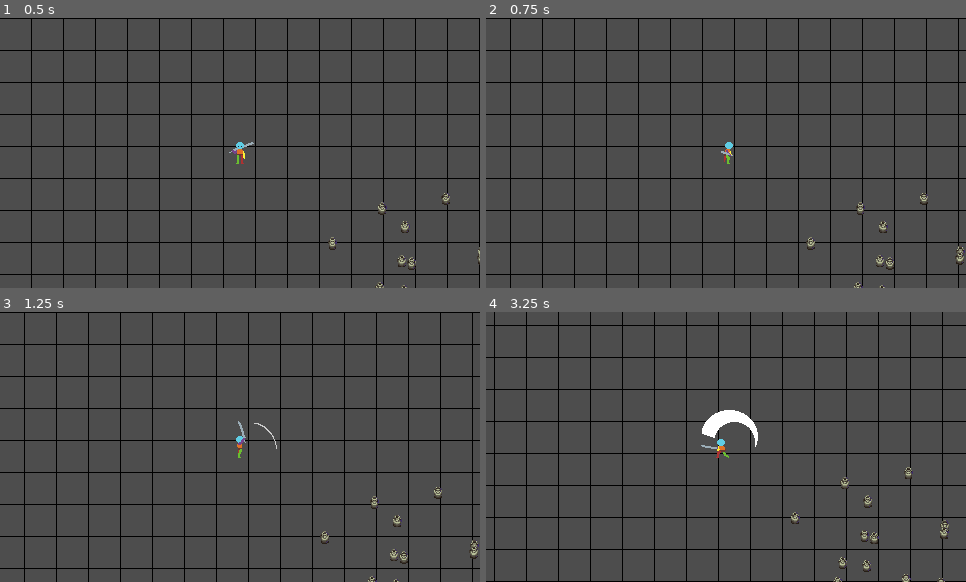
Above: before the commit, frames 1-4 (two rows, left to right).
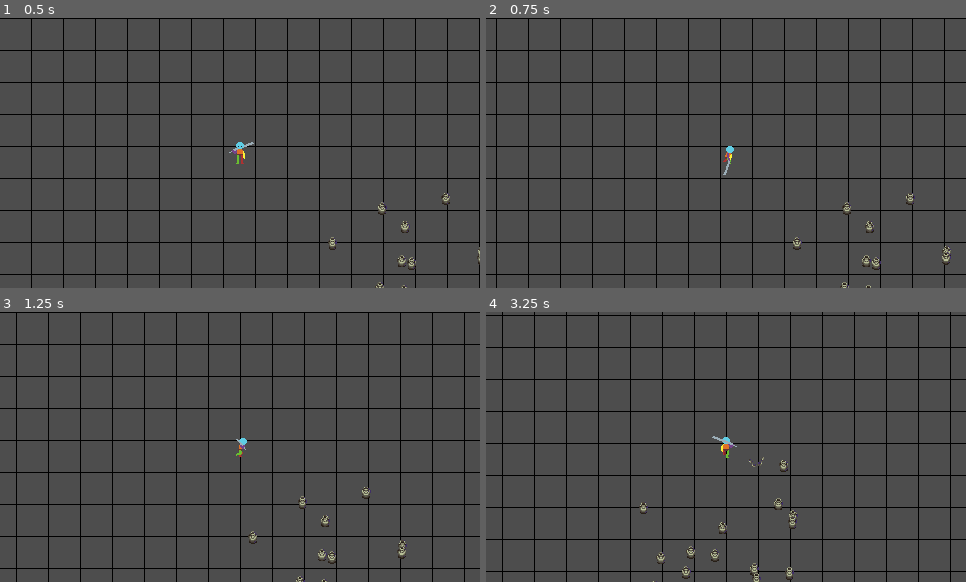
Above: after the commit, the same moments.

Repository: snowfrogdev/game-off-2024
Game: Godot game, scene res://main.tscn
The game is run twice, just before and just after one commit, with the same random seed, the same clock (stepped at 60 frames per second) and the same inputs.
Inputs (mouse positions are in pixels of both pictures, inside the frame that each line leads up to):
- Up to frame 1 (0.5 s): no input
- Up to frame 2 (0.75 s): tap Enter at 0.5 s; move the mouse to (831, 139) at 0.52 s; hold D (Move Right) from 0.53 s (still down); click (831, 139) at 0.6 s
- Up to frame 3 (1.25 s): keep holding D (Move Right)
- Up to frame 4 (3.25 s): move the mouse to (630, 460) at 1.27 s; release D (Move Right) at 1.28 s; hold S (Move Down) 1.28-2.03 s; click (630, 460) at 1.35 s; move the mouse to (774, 387) at 2.02 s; hold D (Move Right) 2.03-2.78 s; click (774, 387) at 2.1 s; move the mouse to (702, 501) at 2.77 s; hold W (Move Up) from 2.78 s (still down); click (702, 501) at 2.85 s

Frame 1 is identical in both runs. In frame 2, 6.9% of the frame differs, in the area x 2-100%, y 0-100%; in frame 3, 6.9%; in frame 4, 14%, in the area x 0-100%, y 0-100%.

Commit message:
Adjust sword attack animation durations and refine player movement state handling

Diff:
--- a/main.tscn
+++ b/main.tscn
@@ -341,16 +341,16 @@
 [sub_resource type="SpriteFrames" id="SpriteFrames_gotu8"]
 animations = [{
 "frames": [{
-"duration": 0.6,
+"duration": 0.8,
 "texture": SubResource("AtlasTexture_b634q")
 }, {
-"duration": 0.6,
+"duration": 0.8,
 "texture": SubResource("AtlasTexture_olb1d")
 }, {
-"duration": 0.6,
+"duration": 0.8,
 "texture": SubResource("AtlasTexture_tpjst")
 }, {
-"duration": 0.6,
+"duration": 0.8,
 "texture": SubResource("AtlasTexture_cj5qq")
 }, {
 "duration": 1.0,
@@ -367,19 +367,19 @@
 }],
 "loop": false,
 "name": &"sword-attack-down",
-"speed": 12.0
-}, {
-"frames": [{
-"duration": 1.0,
+"speed": 24.0
+}, {
+"frames": [{
+"duration": 0.8,
 "texture": SubResource("AtlasTexture_ylvye")
 }, {
-"duration": 1.0,
+"duration": 0.8,
 "texture": SubResource("AtlasTexture_3pq0e")
 }, {
-"duration": 1.0,
+"duration": 0.8,
 "texture": SubResource("AtlasTexture_jibml")
 }, {
-"duration": 1.0,
+"duration": 0.8,
 "texture": SubResource("AtlasTexture_v7s56")
 }, {
 "duration": 1.0,
@@ -396,19 +396,19 @@
 }],
 "loop": false,
 "name": &"sword-attack-left",
-"speed": 12.0
-}, {
-"frames": [{
-"duration": 1.0,
+"speed": 24.0
+}, {
+"frames": [{
+"duration": 0.8,
 "texture": SubResource("AtlasTexture_kqepr")
 }, {
-"duration": 1.0,
+"duration": 0.8,
 "texture": SubResource("AtlasTexture_wp0tv")
 }, {
-"duration": 1.0,
+"duration": 0.8,
 "texture": SubResource("AtlasTexture_kf7w3")
 }, {
-"duration": 1.0,
+"duration": 0.8,
 "texture": SubResource("AtlasTexture_tqcck")
 }, {
 "duration": 1.0,
@@ -425,19 +425,19 @@
 }],
 "loop": false,
 "name": &"sword-attack-right",
-"speed": 12.0
-}, {
-"frames": [{
-"duration": 1.0,
+"speed": 24.0
+}, {
+"frames": [{
+"duration": 0.8,
 "texture": SubResource("AtlasTexture_u44q4")
 }, {
-"duration": 1.0,
+"duration": 0.8,
 "texture": SubResource("AtlasTexture_kg0wj")
 }, {
-"duration": 1.0,
+"duration": 0.8,
 "texture": SubResource("AtlasTexture_ufbe0")
 }, {
-"duration": 1.0,
+"duration": 0.8,
 "texture": SubResource("AtlasTexture_6eodr")
 }, {
 "duration": 1.0,
@@ -454,7 +454,7 @@
 }],
 "loop": false,
 "name": &"sword-attack-up",
-"speed": 12.0
+"speed": 24.0
 }, {
 "frames": [{
 "duration": 1.0,
@@ -670,7 +670,7 @@
 
 [node name="AnimatedSprite2D" type="AnimatedSprite2D" parent="CharacterBody2D"]
 sprite_frames = SubResource("SpriteFrames_gotu8")
-animation = &"sword-attack-down"
+animation = &"sword-attack-up"
 
 [node name="CollisionShape2D" type="CollisionShape2D" parent="CharacterBody2D"]
 position = Vector2(0, 10)
--- a/player.gd
+++ b/player.gd
@@ -15,19 +15,18 @@
 
 
 func _process(_delta: float) -> void:
-    if state == "idle" or state == "moving":
-        input = Input.get_vector("Move Left", "Move Right", "Move Up", "Move Down")
-        input = input.normalized()
-        if input != Vector2.ZERO:
-            state = "moving"
-        else:
-            state = "idle"
-        update_animations()
+  input = Input.get_vector("Move Left", "Move Right", "Move Up", "Move Down")
+  input = input.normalized()
+  if input != Vector2.ZERO and state != "attacking":
+    state = "moving"
+  elif state != "attacking":
+    state = "idle"
+  if state == "idle" or state == "moving":
+    update_animations()
 
 func _physics_process(_delta: float) -> void:
-    if state == "idle" or state == "moving":
-        velocity = input * SPEED * _delta
-        move_and_slide()
+  velocity = input * SPEED * _delta
+  move_and_slide()
 
 func update_animations() -> void:
     if Input.is_action_just_pressed("Attack") and state != "attacking":
--- a/pot.gd
+++ b/pot.gd
@@ -5,6 +5,7 @@
 func _on_hitbox_area_entered(area: Area2D) -> void:
     if area.is_in_group("Sword"):
         $AnimatedSprite2D.play("break")
+        $CollisionShape2D.disabled = true
 
 func _on_animated_sprite_2d_animation_finished() -> void:
     if $AnimatedSprite2D.animation == "break":
